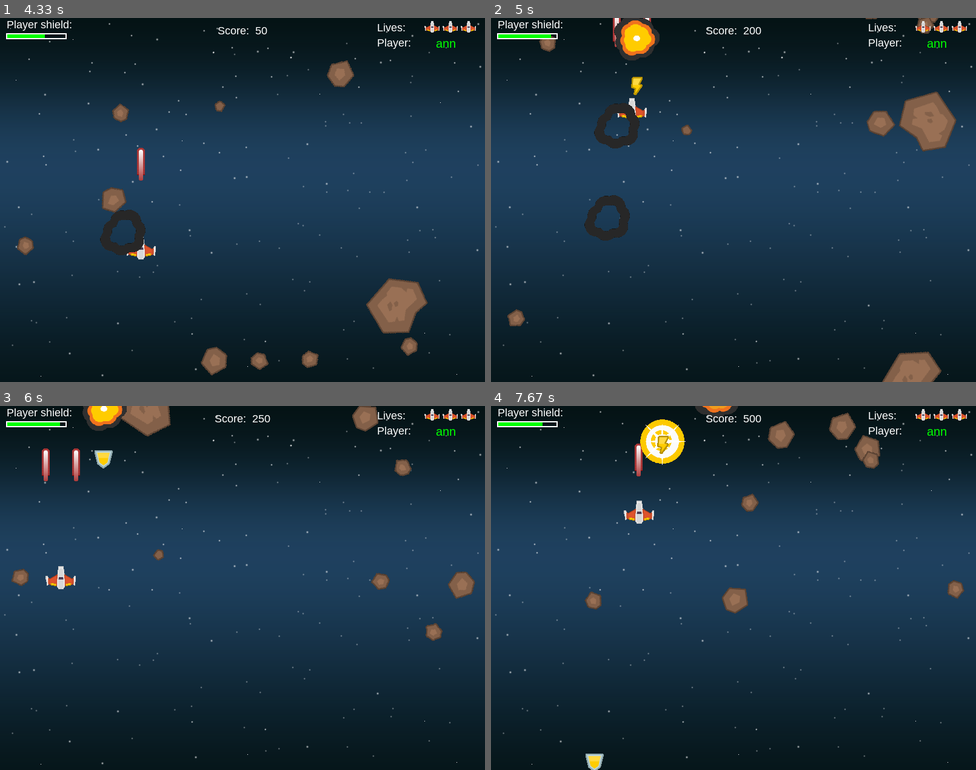
Above: before the commit, frames 1-4 (two rows, left to right).
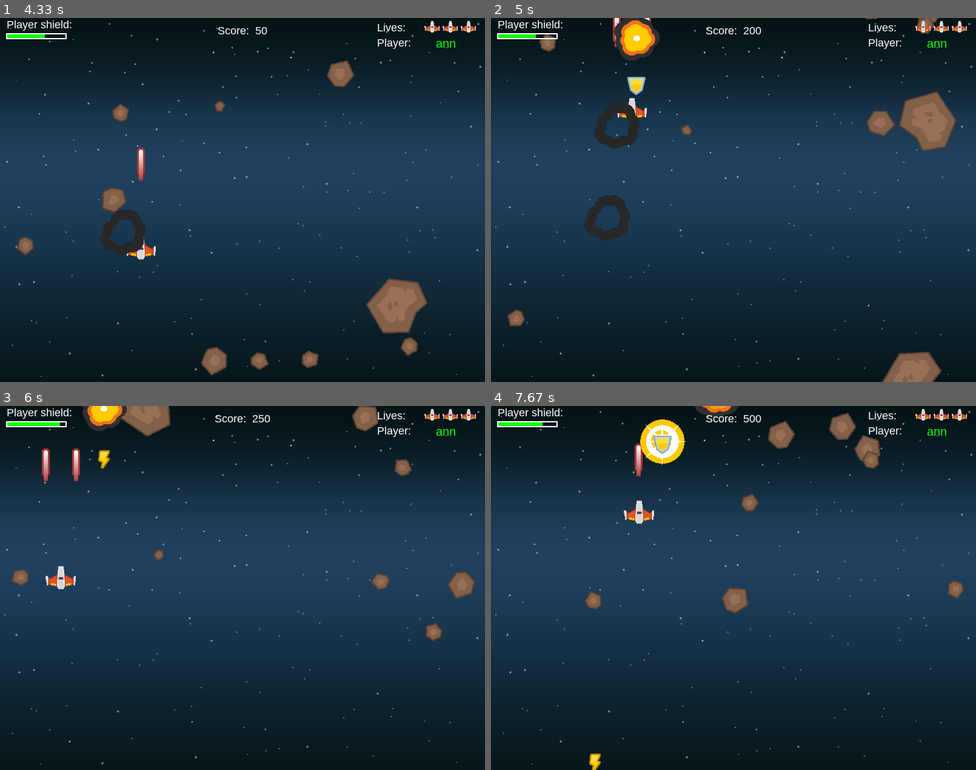
Above: after the commit, the same moments.

Repository: LongKelvin/Pygame_ShootingGame
Game: pygame game, started from main.py
Two runs of this game, one before a commit and one after it. Both use one fixed random seed, a clock stepped at 60 frames per second and the inputs below.
Inputs:
- Up to frame 1 (4.33 s): tap Enter at 0.33, 1 s; type "ann" at 0.67 s; hold Up 1.22-1.68 s; hold Right 1.77-2.23 s; hold Left 2.27-2.8 s; hold Down 2.83-3.13 s; hold Left 3.17-3.57 s; tap Space at 3.6, 4 s; hold Up 3.93-4.3 s
- Up to frame 2 (5 s): hold Up 4.33-4.97 s; tap Space at 4.4, 4.7 s
- Up to frame 3 (6 s): hold Down 5-5.37 s; tap Space at 5.07, 5.47, 5.77, 5.97 s; hold Left 5.4-5.87 s; hold Right from 5.9 s (still down)
- Up to frame 4 (7.67 s): tap Space at 6.27, 6.47, 6.8, 7.1, 7.3, 7.6 s; release Right at 6.37 s; hold Up 6.4-6.7 s; hold Right 6.73-7.2 s; hold Left from 7.23 s (still down)

Frame 1 is identical in both runs. In frame 2, 0.1% of the frame differs, in the area x 9-32%, y 4-22%; in frame 3, 0.1%; in frame 4, 0.2%, in the area x 19-38%, y 8-100%.

Commit message:
update game load

Diff:
--- a/classes/Game.py
+++ b/classes/Game.py
@@ -7,11 +7,10 @@
 
 from classes.TextBox import TextBox
 
-from config.Settings import*
+from config.Settings import *
 from enemy.Mob import Mob
 
 import os
-
 
 from player.Player import Player
 
@@ -37,7 +36,7 @@
         self.file_name = 'game_data_.txt'
         self.winning = False
         self.winning_bar = 0
-        self.list_save_data = os.listdir(game_data_dir)
+        self.list_save_data = self.update_list_save_data()
         self.main_menu = MainMenu(self)
         self.game_load_menu = GameLoad_Menu(self)
         self.pause_menu = PauseGameMenu(self)
@@ -129,7 +128,7 @@
             random.choice(self.expl_sounds).play()
             expl = Explosion(hit.rect.center, 'lg')
             self.all_sprites.add(expl)
-            if random.random() > 0.3:  # mean that the percent is 9%
+            if random.random() > TIME_FOR_POWERUP:  # mean that the percent is 9%
                 powerUp = PowerUp(hit.rect.center)
                 self.all_sprites.add(powerUp)
                 self.powerups.add(powerUp)
@@ -360,7 +359,9 @@
         self.file_data.append(self.player_name)
 
     def update_list_save_data(self):
-        self.list_save_data = os.listdir(game_data_dir)
+        ignored = {"player_stat"}
+        self.list_save_data = [x for x in os.listdir(game_data_dir) if x not in ignored]
+        return self.list_save_data
 
     def get_player_stat(self, filename):
         tempdata = open(path.join(player_stat_dir, filename), 'r')
--- a/classes/Menu.py
+++ b/classes/Menu.py
@@ -136,7 +136,7 @@
                         print("player stats")
                         # self.game.show_input_name(30)
                         self.game.get_player_stat('player_stat.txt')
-                        self.display = False
+
                     elif self.state == 'Option':
                         # self.game.curr_menu = self.game.credits
                         print("game option")
@@ -233,10 +233,15 @@
                     selected_value = self.state
                     if selected_value - 1 < self.list_len:
                         self.game.load_game_from_file(self.list_data[selected_value - 1])
+                    self.display = False
 
                 if keystate[pygame.K_BACKSPACE]:
                     self.game.current_menu = self.game.main_menu
                     self.display = False
+
+            if event.type == pygame.QUIT:
+                pygame.quit()
+                sys.exit()
 
     def events(self):
         self.game.clock.tick(FPS)
--- a/config/Settings.py
+++ b/config/Settings.py
@@ -31,6 +31,8 @@
 
 GAME_DELAY_EVENT = 10000
 
+TIME_FOR_POWERUP = 0.5
+
 FONT_SIZE_LARGE = 60
 FONT_SIZE_MEDIUM = 40
 FONT_SIZE_NORMAL = 32
